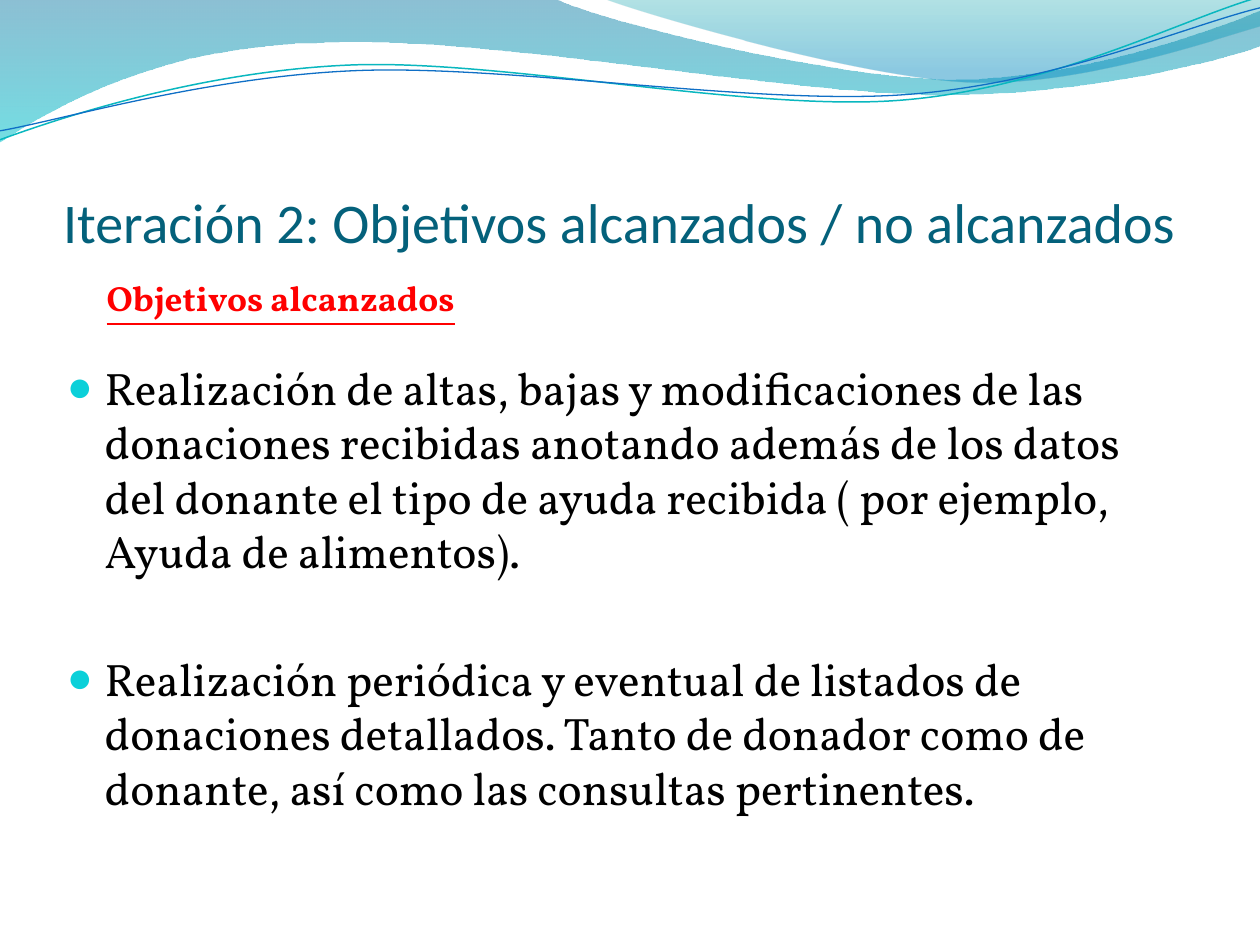
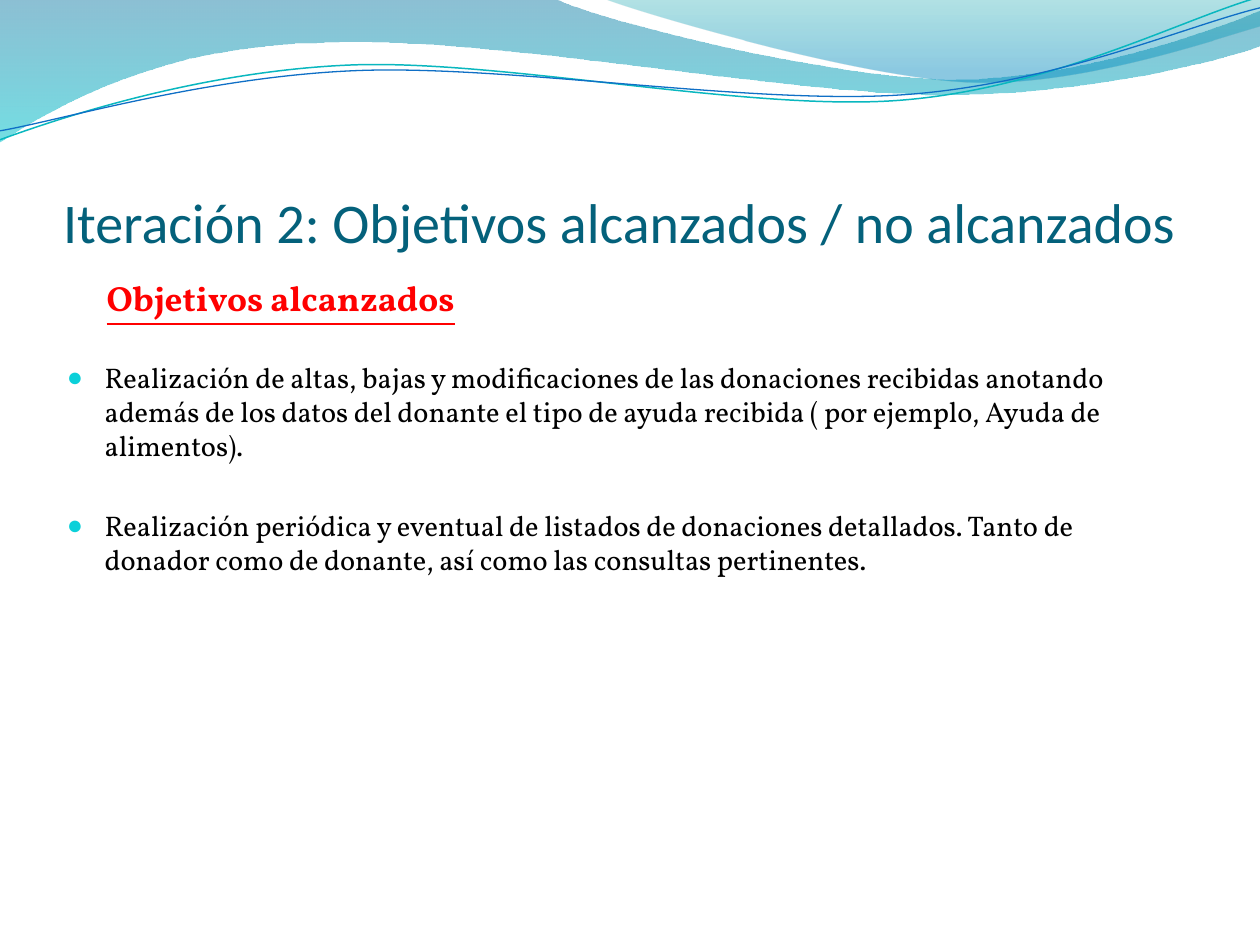
Before and after one commit to olmo/ISIII, a slide deck: slide 12 of Presentacion ISII.pptx. Drawn at 1260x945 pixels with LibreOffice and Linux fonts; fonts in the diff are those of the drawing; background and template pictures are left out. Boxes give left, top, right and bottom in pixels: in the first picture for what was removed or moved away, otherwise in the second. Text is boxed around its words. In the diff, an @@ line names an element or a change of style, - is before the commit and + after.

```diff
--- a/Presentacion ISII.pptx
+++ b/Presentacion ISII.pptx
@@ text "Realización de altas, bajas y ..." at [105, 367, 1103, 577]: size 26 to 16.2 pt; less space between paragraphs @@
```
Also in this commit, not shown: 1 other slide changed, 1 slide added, 1 other file.
